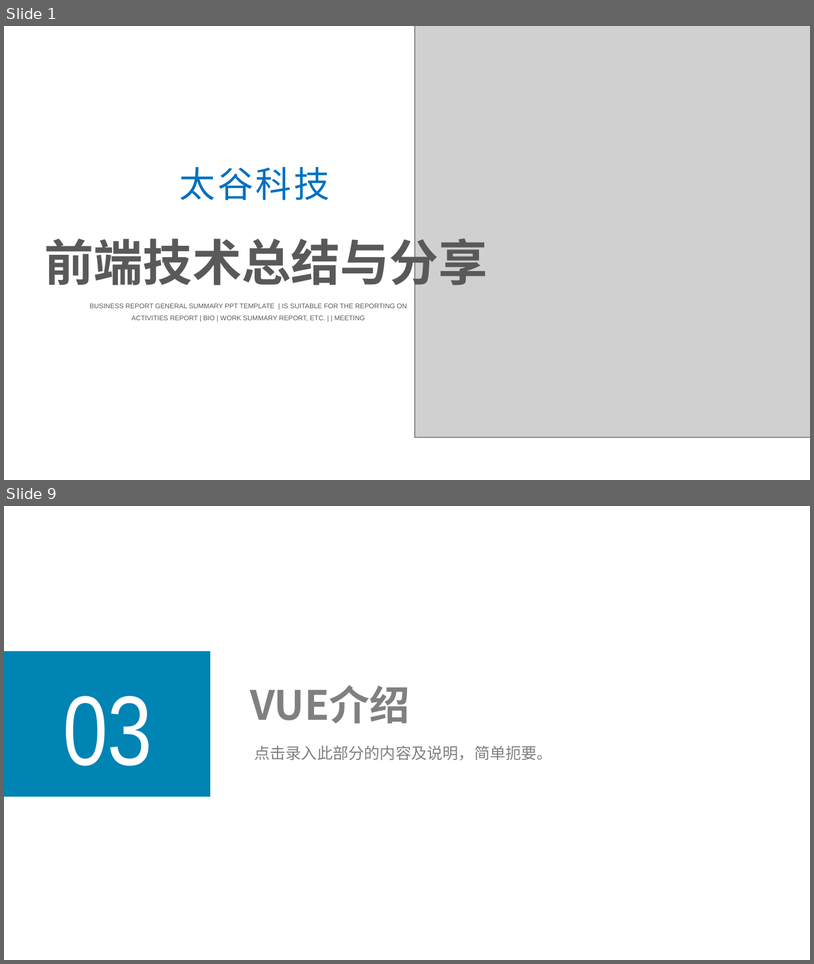
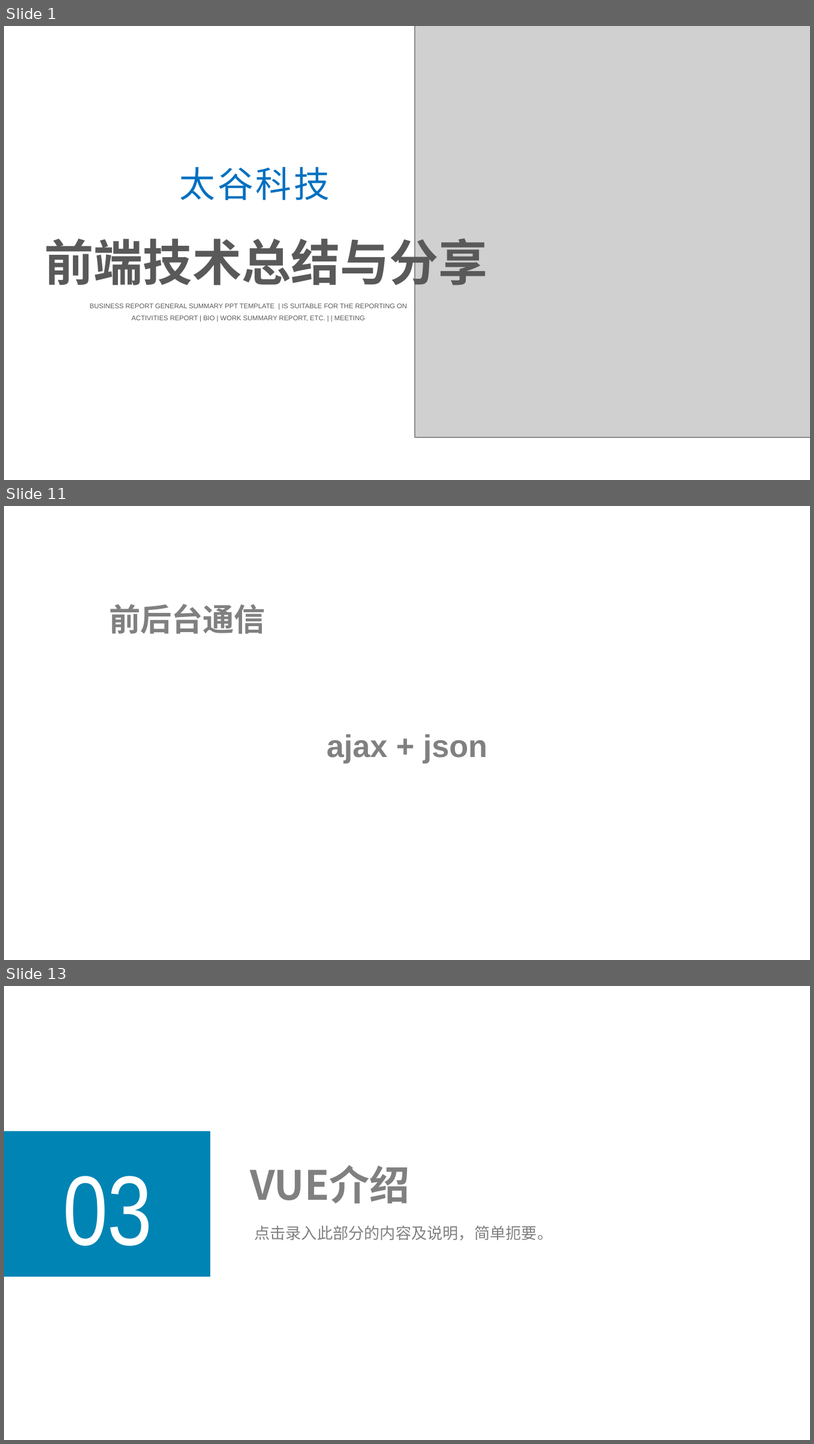
Before and after one commit to linda1212/FrontEndStack, a slide deck: 带你了解前端.pptx. Shown one above the other, each under a label of ours: slides 1 and 9 before the commit, slides 1, 11 and 13 after it; the slides between them are not shown. The pictures are 814x964 and 814x1444 pixels, drawn with LibreOffice and Linux fonts; fonts in the diff are those of the drawing; grey boxes stand for pictures. Boxes give left, top, right and bottom in pixels: in the first picture for what was removed or moved away, otherwise in the second. Text is boxed around its words. In the diff, an @@ line names an element or a change of style, - is before the commit and + after.

```diff
--- a/带你了解前端.pptx
+++ b/带你了解前端.pptx
@@ slide 11 added at [4,506,810,960], background #FFFFFF @@
@@ text added at [109,604,266,634], 28 pt, text #808080, bold @@
+前后台通信
@@ text added at [327,734,488,763], 28 pt, text #808080, bold @@
+ajax + json
@@ what was slide 9 is now slide 13 @@
```
Also in this commit, not shown: 5 slides changed, 6 other slides added, 3 slides removed, 2 other files.
